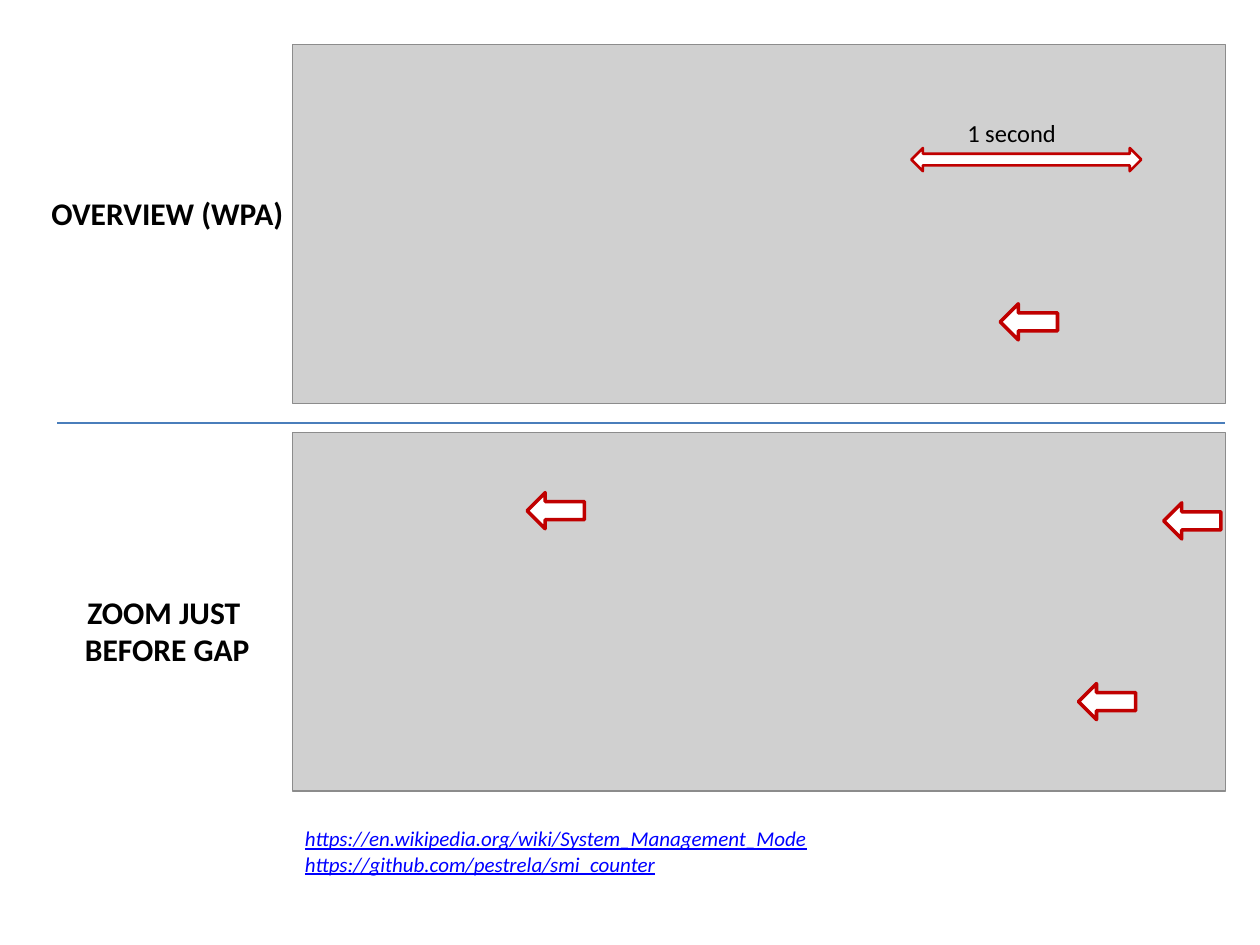
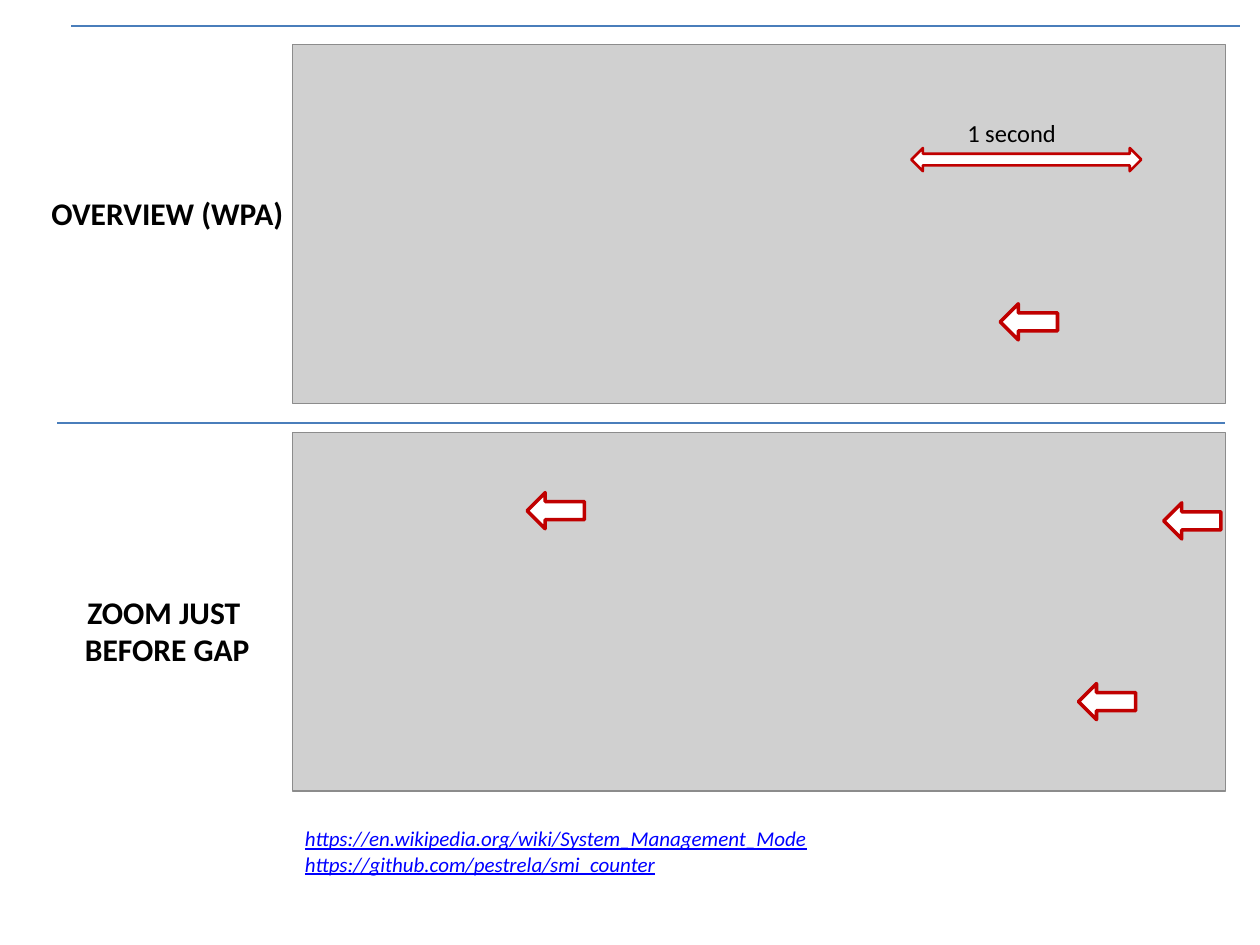
Before and after one commit to pestrela/smi_counter, a slide deck: slide 2 of src/dell_smi_latency_problems v2.pptx. Drawn at 1260x945 pixels with LibreOffice and Linux fonts; fonts in the diff are those of the drawing; grey boxes stand for pictures. Boxes give left, top, right and bottom in pixels: in the first picture for what was removed or moved away, otherwise in the second. Text is boxed around its words. In the diff, an @@ line names an element or a change of style, - is before the commit and + after.

```diff
--- a/src/dell_smi_latency_problems v2.pptx
+++ b/src/dell_smi_latency_problems v2.pptx
@@ line added from (72, 26) to (1240, 26), #4B7EBC 1.5 pt @@
```
Also in this commit, not shown: 2 slides added, 11 other files.
